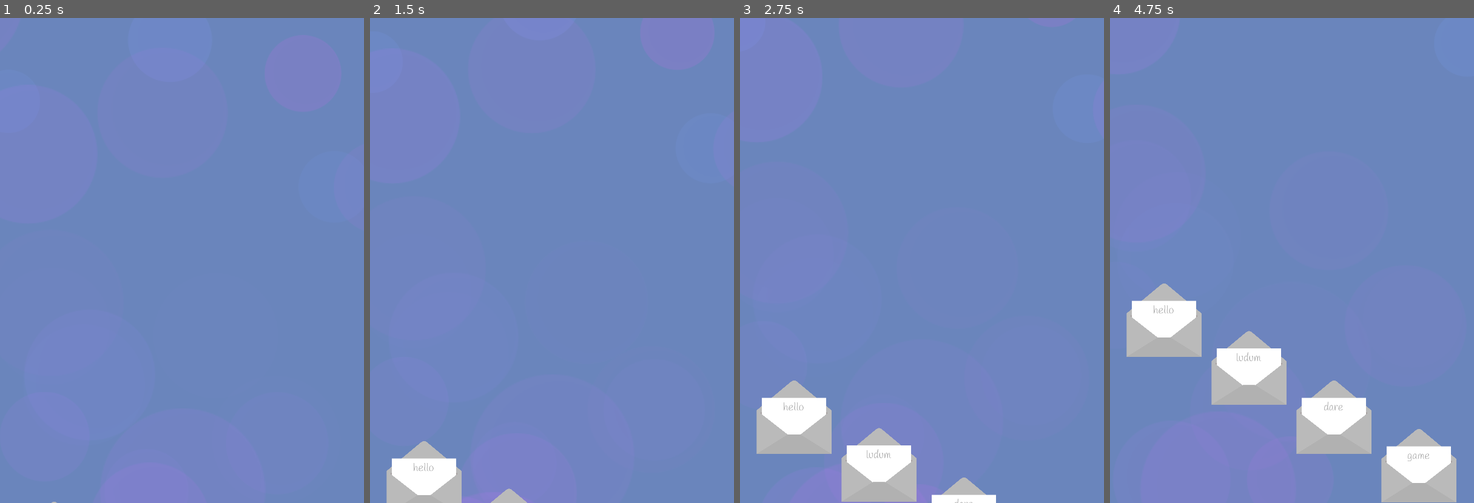
Above: before the commit, frames 1-4 (left to right).
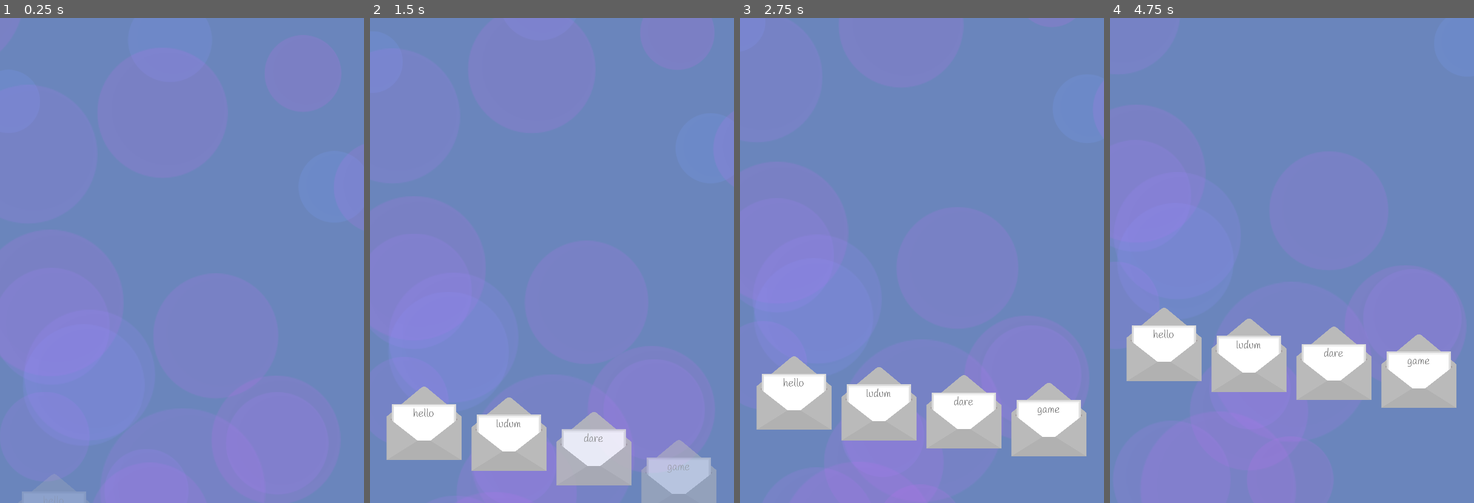
Above: after the commit, the same moments.

Repository: HoneyPony/ash-and-phoenix
Game: Godot game, scene res://game.tscn
Two runs of this game, one before a commit and one after it. Both use one fixed random seed, a clock stepped at 60 frames per second and the inputs below.
Inputs:
- Up to frame 1 (0.25 s): no input
- Up to frame 2 (1.5 s): tap Enter at 0.5 s
- Up to frame 3 (2.75 s): no input
- Up to frame 4 (4.75 s): no input

The runs differ from the first frame. In frame 1, 0.5% of the frame differs, in the area x 6-72%, y 74-100%; in frame 2, 12%; in frame 3, 14%; in frame 4, 15%, in the area x 4-96%, y 54-100%.

Commit message:
Work on some mechanics

Diff:
--- a/game.tscn
+++ b/game.tscn
@@ -1,13 +1,6 @@
-[gd_scene load_steps=7 format=3 uid="uid://x5wn1mmjwih5"]
+[gd_scene load_steps=5 format=3 uid="uid://x5wn1mmjwih5"]
 
 [ext_resource type="Texture2D" uid="uid://csu3tuw1e0jx6" path="res://bg/circle.svg" id="2_1fqt5"]
-
-[sub_resource type="Gradient" id="Gradient_m07sa"]
-offsets = PackedFloat32Array(0, 0.19, 0.415, 0.685, 1)
-colors = PackedColorArray(1, 1, 1, 0, 1, 1, 1, 1, 1, 1, 1, 0.0431373, 1, 1, 1, 1, 1, 1, 1, 0)
-
-[sub_resource type="GradientTexture1D" id="GradientTexture1D_8vxvv"]
-gradient = SubResource("Gradient_m07sa")
 
 [sub_resource type="Curve" id="Curve_sw2kn"]
 _data = [Vector2(0, 0), 0.0, 4.86316, 0, 0, Vector2(0.112554, 1), 0.0, 0.0, 0, 0, Vector2(1, 0.363636), -1.47, 0.0, 0, 0]
@@ -32,7 +25,6 @@
 scale_max = 2.5
 scale_curve = SubResource("CurveTexture_lnx3s")
 color = Color(0.607843, 0.533333, 1, 0.176471)
-color_ramp = SubResource("GradientTexture1D_8vxvv")
 hue_variation_min = -0.02
 hue_variation_max = 0.03
 
--- a/global.gd
+++ b/global.gd
@@ -18,10 +18,10 @@
 
 # Stores the game data
 var game_data = [
-	[0, -210, "hello"],
-	[1, -70, "ludum"],
-	[2, 70, "dare"],
-	[3, 210, "game"]
+	[0,   0, -210, "hello"],
+	[0.2, 1, -70, "ludum"],
+	[0.4, 2, 70, "dare"],
+	[0.6, 3, 210, "game"]
 ]
 
 func _input(event):
@@ -31,20 +31,28 @@
 
 		next_input += key_typed
 
-func check_game_data(delta):
-	timer += delta
-
+func check_next_entry():
 	if game_data_index >= game_data.size():
-		return
+		return false
 
 	var next_entry = game_data[game_data_index]
 	if next_entry[0] * GAME_TIMER_FACTOR <= timer:
 		var letter = Letter.instantiate()
-		letter.text = next_entry[2]
-		letter.position.x = next_entry[1]
+		letter.text = next_entry[3]
+		letter.position.x = next_entry[2]
+		letter.position.y = 500 + next_entry[1] * 40
 		get_node("/root/Game").add_child(letter)
 
 		game_data_index += 1
+		return true
+	return false
+
+func check_game_data(delta):
+	timer += delta
+
+	# Spawn any entries
+	while check_next_entry():
+		pass
 
 func _process(delta):
 	check_game_data(delta)
--- a/letter/letter.gd
+++ b/letter/letter.gd
@@ -6,19 +6,35 @@
 
 var is_completed = false
 
+var velocity_x = 0.0
+var velocity_y = -300
+
 func _ready():
 	text_display.text = "[center]" + text + "[/center]"
 
-	position.y = 400 + 100
+	#position.y = 400 + 100
+
+	modulate.a = 0
 	#position.x = randf_range(-40, 40)
 
 func _process(delta):
-	position.y -= delta * 80
+	position.y += delta * velocity_y
+	if position.y <= 500:
+		velocity_y += delta * 230 # decelerate
+		velocity_y = min(velocity_y, -40) # can't go below -40
+
+		if position.y > -300 or is_completed:
+			modulate.a = min(modulate.a + delta, 1.0)
+		else:
+			modulate.a = max(modulate.a - delta, 0.0)
 
 	if is_completed:
-		if abs(position.x) < 1:
-			position.x = 1
-		position.x *= 1.02
+		if abs(velocity_x) < 1:
+			velocity_x = sign(position.x)
+			if abs(position.x) < 1:
+				velocity_x = 1
+		velocity_x += sign(velocity_x) * 600 * delta
+		position.x += velocity_x * delta
 
 		if abs(position.x) > 2000:
 			queue_free()
@@ -38,7 +54,7 @@
 	if some_wrong:
 		var index = correct
 		if index < text.length():
-			text_display.text += "[color=#800909]" + text[index] + "[/color]"
+			text_display.text += "[color=red]" + text[index] + "[/color]"
 			no_status_index += 1
 
 	for i in range(no_status_index, text.length()):
--- a/letter/letter.tscn
+++ b/letter/letter.tscn
@@ -243,7 +243,7 @@
 offset_top = -170.0
 offset_right = 250.0
 offset_bottom = -85.0
-theme_override_colors/default_color = Color(0.713726, 0.713726, 0.713726, 1)
+theme_override_colors/default_color = Color(0.501961, 0.501961, 0.501961, 1)
 theme_override_fonts/normal_font = ExtResource("1_iaxyx")
 theme_override_font_sizes/normal_font_size = 60
 bbcode_enabled = true
Binary file changed: letter/letter1/close/close.0000.png
Binary file changed: letter/letter1/close/close.0001.png
Binary file changed: letter/letter1/close/close.0002.png
Binary file changed: letter/letter1/close/close.0003.png
Binary file changed: letter/letter1/close/close.0004.png
Binary file changed: letter/letter1/close/close.0005.png
Binary file changed: letter/letter1/close/close.0006.png
Binary file changed: letter/letter1/close/close.0007.png
Binary file changed: letter/letter1/close/close.0008.png
Binary file changed: letter/letter1/close/close.0009.png
Binary file changed: letter/letter1/close/close.0010.png
Binary file changed: letter/letter1/close/close.0011.png
(and 19 more such lines)
